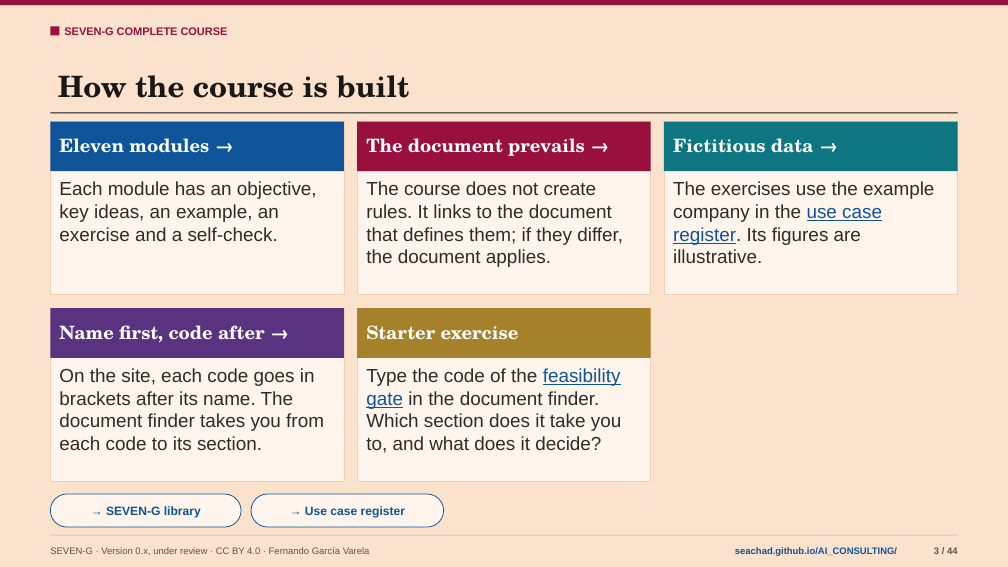
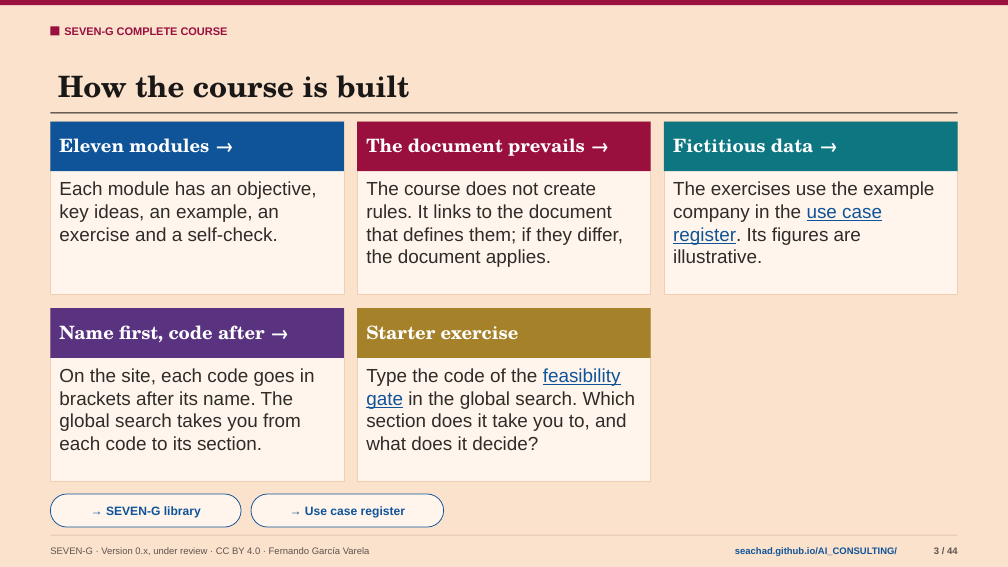
Before and after one commit to seachad/AI_CONSULTING, a slide deck: slide 3 of SEVEN-G/pptx/en/presentaciones/SEVEN-G_complete_course.pptx. Drawn at 1008x567 pixels with LibreOffice and Linux fonts; fonts in the diff are those of the drawing. Boxes give left, top, right and bottom in pixels: in the first picture for what was removed or moved away, otherwise in the second. Text is boxed around its words. In the diff, an @@ line names an element or a change of style, - is before the commit and + after.

```diff
--- a/SEVEN-G/pptx/en/presentaciones/SEVEN-G_complete_course.pptx
+++ b/SEVEN-G/pptx/en/presentaciones/SEVEN-G_complete_course.pptx
@@ text at [59, 368, 315, 450]: text changed @@
-On the site, each code goes in brackets after its name. The document finder takes you from each code to its section.
+On the site, each code goes in brackets after its name. The global search takes you from each code to its section.
@@ text at [366, 368, 635, 450]: text changed @@
-Type the code of the feasibility gate in the document finder. Which section does it take you to, and what does it decide?
+Type the code of the feasibility gate in the global search. Which section does it take you to, and what does it decide?
```
Also in this commit, not shown: 37 other files.
